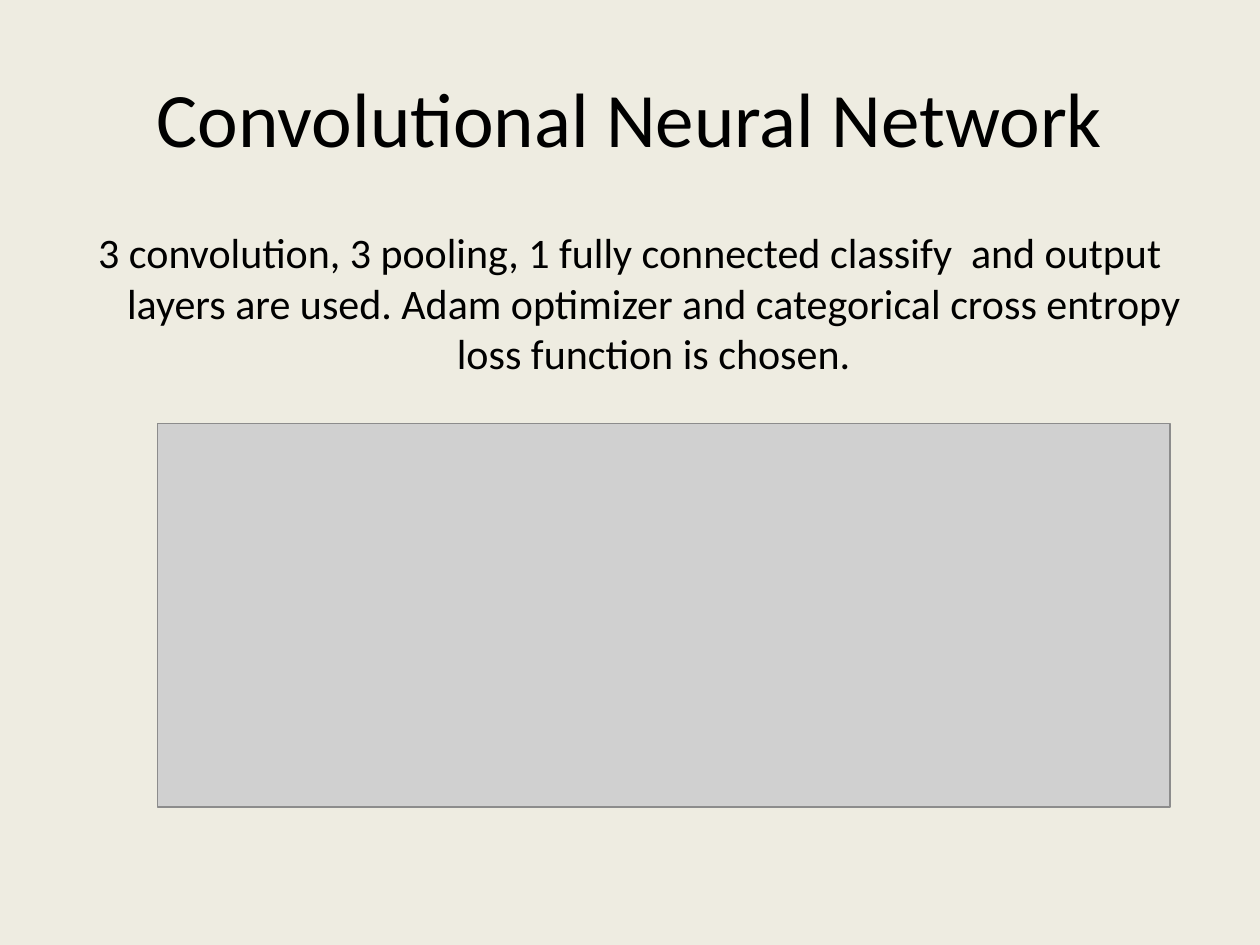
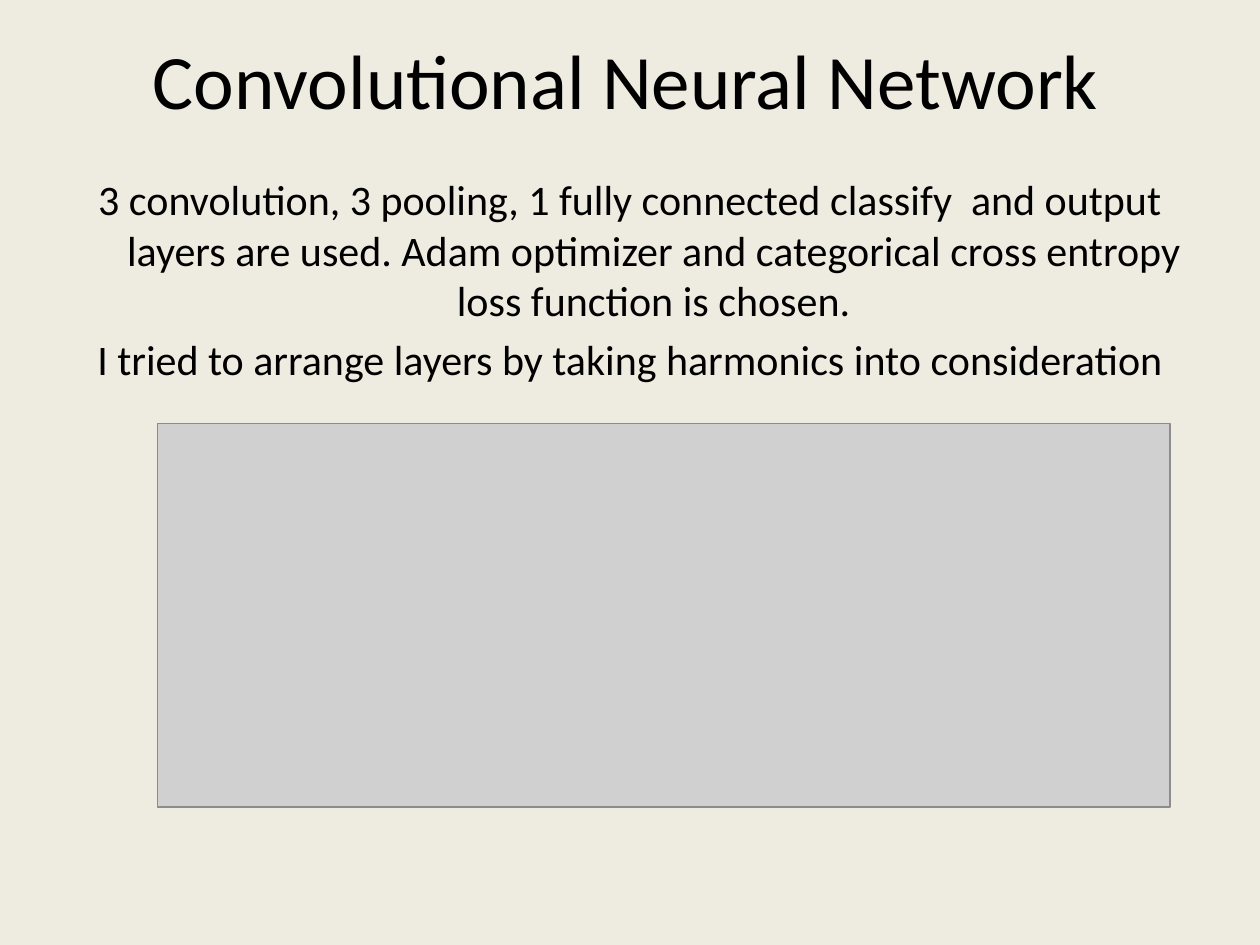
Before and after one commit to gungenibrahim/ee543-neural-network-and-deep-learning, a slide deck: slide 6 of ee543_sunum.pptx (slide 5 before the commit). Drawn at 1260x945 pixels with LibreOffice and Linux fonts; fonts in the diff are those of the drawing; grey boxes stand for pictures. Boxes give left, top, right and bottom in pixels: in the first picture for what was removed or moved away, otherwise in the second. Text is boxed around its words. In the diff, an @@ line names an element or a change of style, - is before the commit and + after.

```diff
--- a/ee543_sunum.pptx
+++ b/ee543_sunum.pptx
@@ title "Convolutional Neural Network": place and size @@
-title "Convolutional Neural Network" at [157,93,1102,148]
+title "Convolutional Neural Network" at [153,55,1098,110]
@@ text "3 convolution, 3 pooling, 1 ...": place and size @@
-text "3 convolution, 3 pooling, 1 ..." at [98,238,1180,370]
+text "3 convolution, 3 pooling, 1 ..." at [97,185,1180,383]
@@ text at [97,345,1163,383]: paragraph added @@
+I tried to arrange layers by taking harmonics into consideration
```
Also in this commit, not shown: 3 other slides changed, 4 slides added, 5 slides removed.
